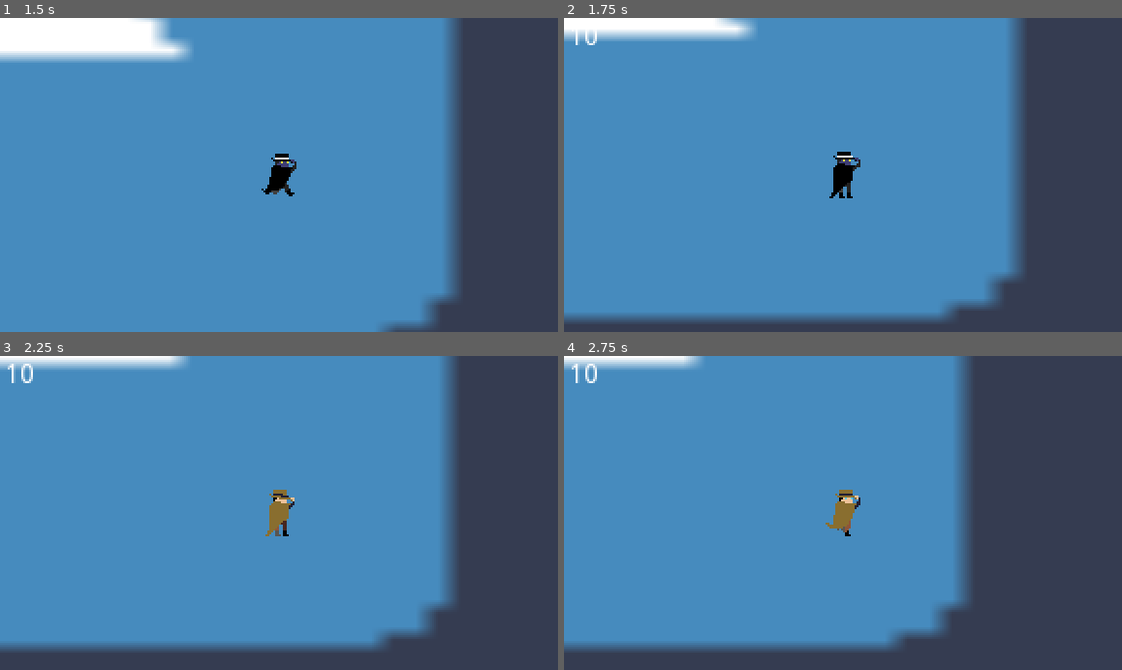
Above: before the commit, frames 1-4 (two rows, left to right).
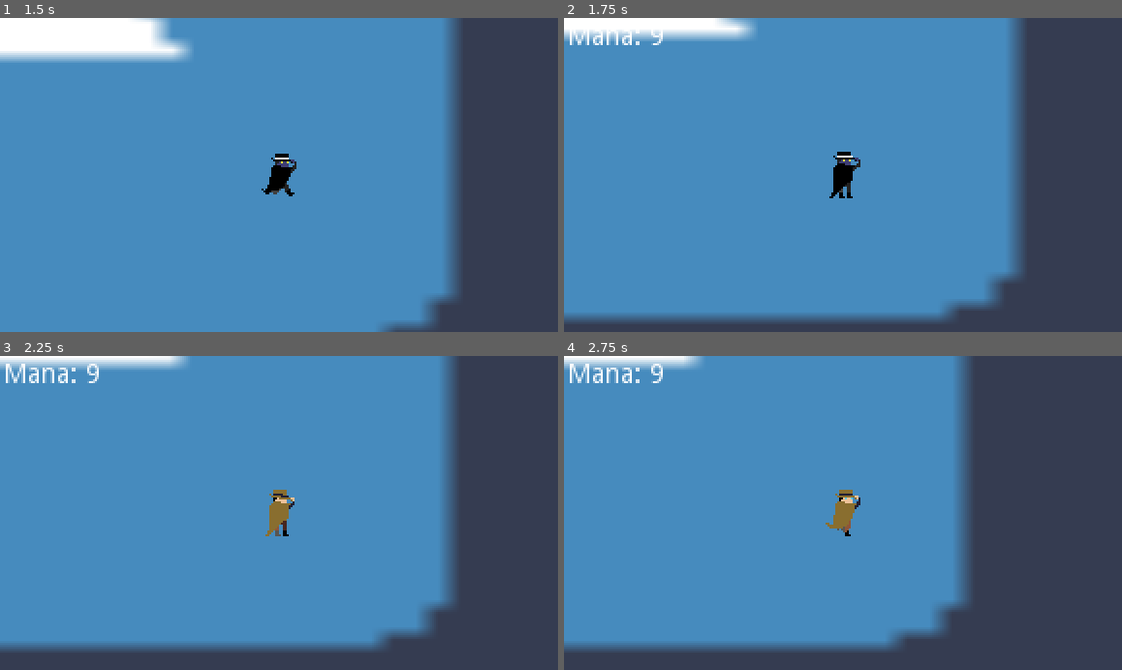
Above: after the commit, the same moments.

Repository: Cabidge/SGD1
Game: Godot game, scene res://assets/Main.tscn
The game is run twice, just before and just after one commit, with the same random seed, the same clock (stepped at 60 frames per second) and the same inputs. The engine's default icon, where the game draws it, is replaced by a stand-in: a white triangle on a blue panel in a dark square.
Inputs (mouse positions are in pixels of both pictures, inside the frame that each line leads up to):
- Up to frame 1 (1.5 s): tap Enter at 0.5 s; move the mouse to (401, 159) at 0.52 s; hold D (move_right) 0.53-1.28 s; hold Right mouse button (stealth) 0.53-1.28 s; move the mouse to (167, 190) at 1.27 s; hold S (move_down) from 1.28 s (still down); click (167, 190) at 1.35 s
- Up to frame 2 (1.75 s): keep holding S (move_down); right-click (731, 190) at 1.55 s
- Up to frame 3 (2.25 s): move the mouse to (334, 443) at 2.02 s; release S (move_down) at 2.03 s; hold D (move_right) from 2.03 s (still down); hold Right mouse button (stealth) from 2.03 s (still down)
- Up to frame 4 (2.75 s): keep holding D (move_right); keep holding Right mouse button (stealth)

Frame 1 is identical in both runs. In frame 2, 0.3% of the frame differs, in the area x 1-18%, y 3-9%; in frame 3, 0.5%, in the area x 1-18%, y 2-9%; in frame 4, 0.5%.

Commit message:
Player stealth uses up mana, and auto regens when not in use.

Diff:
--- a/Player.gd
+++ b/Player.gd
@@ -4,7 +4,7 @@
 signal updated_mana(new)
 
 const MAX_HEALTH = 3
-const MAX_MANA = 5
+const MAX_MANA = 10
 var health := MAX_HEALTH setget set_health
 var mana := MAX_MANA setget set_mana
 
--- a/assets/player/Player.tscn
+++ b/assets/player/Player.tscn
@@ -273,4 +273,12 @@
 
 [node name="StateMachine" type="Node" parent="."]
 script = ExtResource( 8 )
+
+[node name="ManaDecay" type="Timer" parent="StateMachine"]
+wait_time = 1.2
+
+[node name="ManaRegen" type="Timer" parent="StateMachine"]
+wait_time = 5.0
 [connection signal="tween_all_completed" from="Pivot/Trail/Tween" to="Pivot/Trail" method="_on_Tween_tween_all_completed"]
+[connection signal="timeout" from="StateMachine/ManaDecay" to="StateMachine" method="_on_ManaDecay_timeout"]
+[connection signal="timeout" from="StateMachine/ManaRegen" to="StateMachine" method="_on_ManaRegen_timeout"]
--- a/assets/player/PlayerSM.gd
+++ b/assets/player/PlayerSM.gd
@@ -1,6 +1,9 @@
 extends StateMachine
 
 var dir : Vector2 = Vector2.ZERO
+
+onready var mana_decay = $ManaDecay
+onready var mana_regen = $ManaRegen
 
 func _ready():
 	add_state("idle")
@@ -48,6 +51,13 @@
 		states.stealth:
 			parent.toggle_stealth()
 			wait_for_animation()
+			if parent.stealth:
+				Player.mana -= 1
+				mana_decay.start()
+				mana_regen.stop()
+			else:
+				mana_regen.start()
+				mana_decay.stop()
 		states.parry:
 			wait_for_animation()
 
@@ -56,7 +66,7 @@
 		parent.flipped = dir.x < 0
 
 func can_stealth() -> bool:
-	return [states.idle,states.run].has(state)
+	return [states.idle,states.run].has(state) and Player.mana > 0
 
 func can_parry() -> bool:
 	return [states.idle,states.run].has(state) and !parent.stealth
@@ -67,3 +77,11 @@
 
 func wait_for_animation():
 	parent.sprite.connect("animation_finished",self,"_on_Sprite_animation_finished")
+
+func _on_ManaDecay_timeout():
+	Player.mana -= 1
+	if Player.mana == 0 and parent.stealth and state != states.stealth:
+		set_state(states.stealth)
+
+func _on_ManaRegen_timeout():
+	Player.mana += 1
